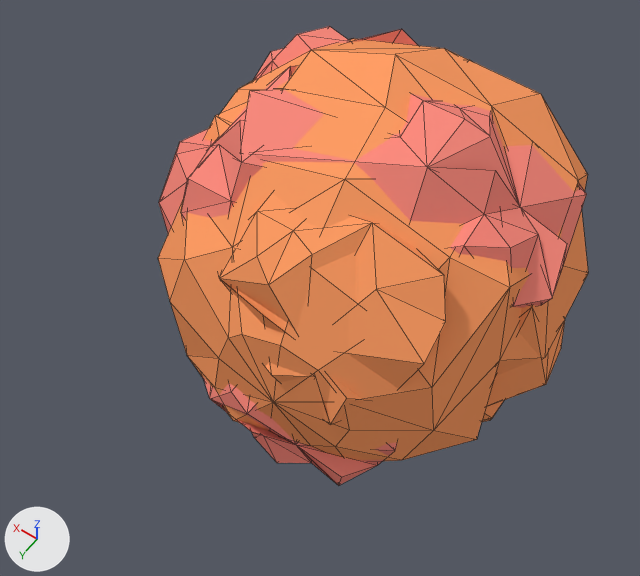
Before and after pictures for a commit that changed the Blender file models/blender/mars.blend.
Both versions are drawn from a camera (50 mm lens) standing at (-0.203, 0.321, 0.438) and looking at (0.02, 0.01, -0.051). The axes (+X, +Y, +Z) are drawn at lower left. The lights are the same throughout. Mesh edges are drawn as thin lines.

In view in the first picture: 'model'.
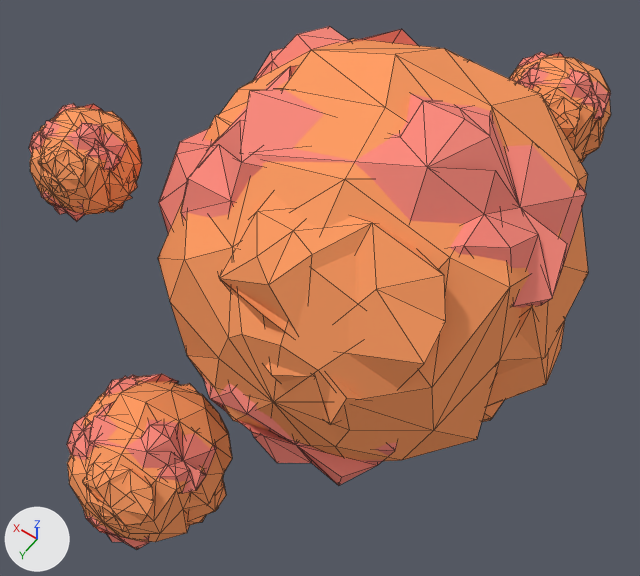
Changed parts and their boxes (x1, y1, x2, y2) in the pictures (640 x 576 px):
'miniasteroid1', added (orange)
    after: (67, 374, 232, 549)
    faces in mat_mat14_002 (orange #ff9e65): (67, 376, 232, 542)
    faces in mat_mat8_002 (pink #fa8b7e): (67, 374, 217, 549)
'miniasteroid3', added (orange)
    after: (29, 103, 142, 221)
    faces in mat_mat14_001 (orange #ff9e65): (30, 107, 142, 215)
    faces in mat_mat8_001 (pink #fa8b7e): (29, 103, 128, 221)
'miniasteroid2', added (orange)
    after: (509, 52, 611, 163)
    faces in mat_mat14_003 (orange #ff9e65): (509, 55, 611, 163)
    faces in mat_mat8_003 (pink #fa8b7e): (511, 52, 611, 120)

The change, as a list of edits to the scene's bpy script:
```text
Add ob_miniasteroid2:
    ob_miniasteroid2 = bpy.data.objects.new('miniasteroid2', me_miniasteroid2obj)  # 544 vertices, 1015 faces; spans x -0.184..0.085, y -0.056..0.214, z 0.698..0.977; in mat_mat14_003 (orange #ff9e65), mat_mat8_003 (pink #fa8b7e)
    ob_miniasteroid2.parent = ob_model
    ob_miniasteroid2.location = (-0.0268, 0.0606, -0.0367)
    ob_miniasteroid2.rotation_euler = (1.571, 0.0, 0.0)  # degrees (90, 0, 0)
    ob_miniasteroid2.scale = (0.318, 0.318, 0.318)
Add ob_miniasteroid1:
    ob_miniasteroid1 = bpy.data.objects.new('miniasteroid1', me_miniasteroid1obj)  # 544 vertices, 1015 faces; spans x 0.028..0.297, y -0.462..-0.193, z -0.488..-0.209; in mat_mat14_002 (orange #ff9e65), mat_mat8_002 (pink #fa8b7e)
    ob_miniasteroid1.parent = ob_model
    ob_miniasteroid1.location = (0.0, 0.0, 0.0)
    ob_miniasteroid1.rotation_euler = (1.571, 0.0, 0.0)  # degrees (90, 0, 0)
    ob_miniasteroid1.scale = (0.429, 0.429, 0.429)
Add ob_miniasteroid3:
    ob_miniasteroid3 = bpy.data.objects.new('miniasteroid3', me_miniasteroid3obj)  # 544 vertices, 1015 faces; spans x 0.46..0.73, y 0.084..0.354, z -0.461..-0.182; in mat_mat14_001 (orange #ff9e65), mat_mat8_001 (pink #fa8b7e)
    ob_miniasteroid3.parent = ob_model
    ob_miniasteroid3.location = (0.0, 0.0, 0.0)
    ob_miniasteroid3.rotation_euler = (1.571, 0.0, 0.0)  # degrees (90, 0, 0)
    ob_miniasteroid3.scale = (0.248, 0.248, 0.248)
```
